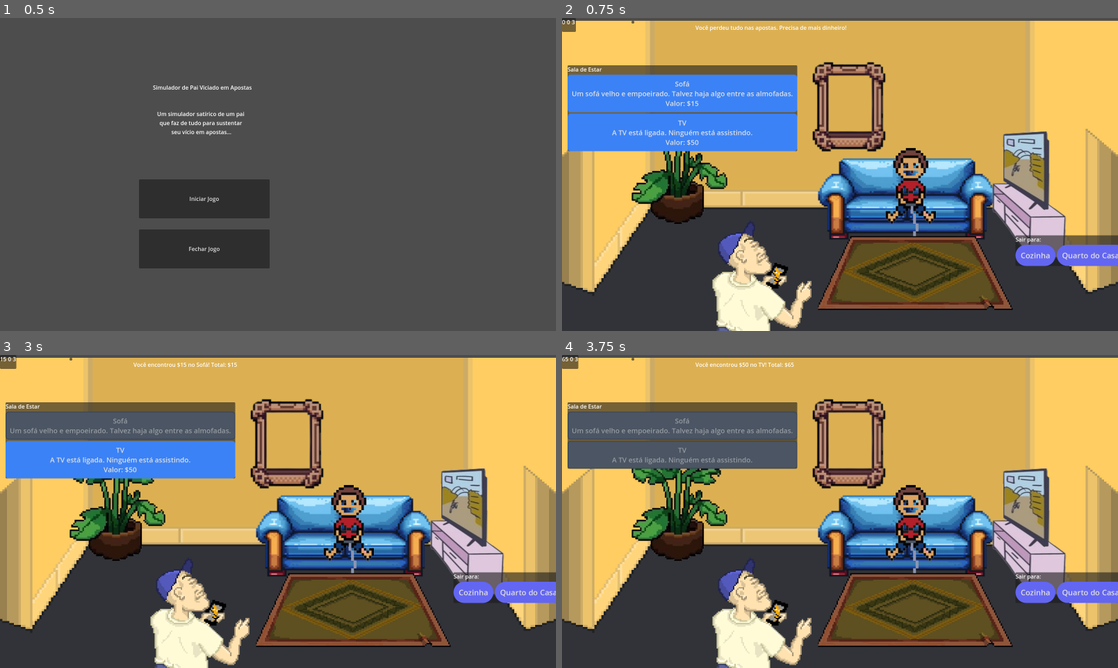
Above: before the commit, frames 1-4 (two rows, left to right).
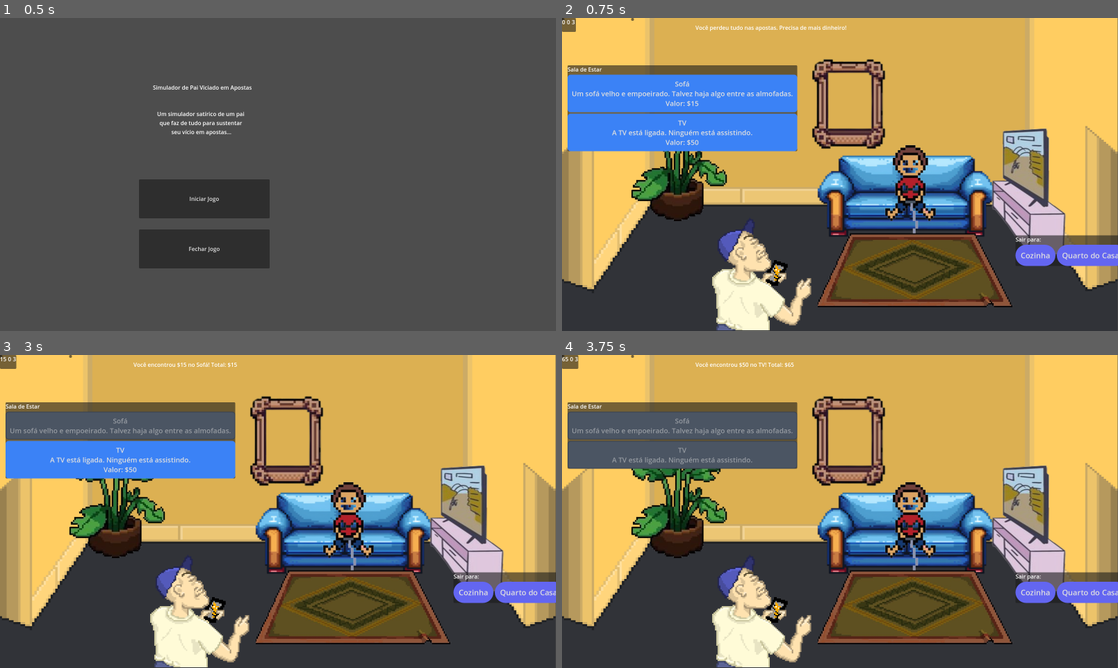
Above: after the commit, the same moments.

Repository: Tigers-Nook/PVA
Game: Godot game, scene res://Scenes/menu.tscn
Two runs of this game, one before a commit and one after it. Both use one fixed random seed, a clock stepped at 60 frames per second and the inputs below.
Inputs (mouse positions are in pixels of both pictures, inside the frame that each line leads up to; where the layout moved, square brackets give the same spot in the first picture):
- Up to frame 1 (0.5 s): no input
- Up to frame 2 (0.75 s): click "Iniciar Jogo" at 0.5 s
- Up to frame 3 (3 s): click (0, 355) [0, 358] at 1.25 s; click (72, 355) [72, 358] at 2 s; click "Sofá Um sofá velho e empoeira…" at 2.75 s
- Up to frame 4 (3.75 s): click "TV A TV está ligada. Ninguém …" at 3.5 s

Frame 1 is identical in both runs. In frame 2, 16% of the frame differs, in the area x 0-100%, y 0-100%; in frame 3, 16%; in frame 4, 17%.

Commit message:
garagem

Diff:
--- /dev/null
+++ b/Rooms/Garagem/LivingRoom.tscn
@@ -0,0 +1,87 @@
+[gd_scene load_steps=12 format=3 uid="uid://dvtocx6jbuqa6"]
+
+[ext_resource type="Script" uid="uid://bmo22fbesgo3i" path="res://Scripts/living_room.gd" id="1_wxxom"]
+[ext_resource type="Texture2D" uid="uid://b5iqkcri1k60e" path="res://Rooms/LivingRoom/salaDeEstar.png" id="2_1d18f"]
+[ext_resource type="Texture2D" uid="uid://c0xmgcmdx3j0g" path="res://Rooms/LivingRoom/pngtree-blue-sofa-in-pixel-art-style-png-image_12528469.png" id="3_uyuks"]
+[ext_resource type="PackedScene" uid="uid://clb1b5qaw57os" path="res://Scenes/ItemClicavel.tscn" id="4_oyb66"]
+[ext_resource type="Texture2D" uid="uid://cxmw3ur1jgsl" path="res://Items/TV_e_rack-removebg-preview.png" id="5_fae4e"]
+[ext_resource type="PackedScene" uid="uid://xlvjb26h6qfm" path="res://Personagens/Guri/guri.tscn" id="6_y6kkj"]
+[ext_resource type="Texture2D" uid="uid://ci7oro7mcod6r" path="res://Assets/rug.png" id="7_7ow80"]
+[ext_resource type="Texture2D" uid="uid://dg6ip5rbrdbpm" path="res://Assets/plantinha.png" id="8_ew02s"]
+[ext_resource type="Texture2D" uid="uid://k08kcy47k8d2" path="res://Assets/moldura.png" id="9_h7k5r"]
+[ext_resource type="PackedScene" uid="uid://ddyg38a5cp8ux" path="res://Personagens/Pai/pai.tscn" id="10_rn05r"]
+
+[sub_resource type="RectangleShape2D" id="RectangleShape2D_ijr7e"]
+size = Vector2(220.563, 130)
+
+[node name="LivingRoom" type="Node2D"]
+script = ExtResource("1_wxxom")
+
+[node name="Background2D" type="TextureRect" parent="."]
+offset_right = 2000.0
+offset_bottom = 1342.0
+scale = Vector2(0.8, 0.673472)
+texture = ExtResource("2_1d18f")
+expand_mode = 2
+
+[node name="Sofa" type="Sprite2D" parent="."]
+position = Vector2(992, 512)
+scale = Vector2(1.53333, 1.25556)
+texture = ExtResource("3_uyuks")
+
+[node name="Itens" parent="." instance=ExtResource("4_oyb66")]
+
+[node name="Background" type="Sprite2D" parent="."]
+
+[node name="Button_navegar" type="Button" parent="."]
+offset_right = 8.0
+offset_bottom = 8.0
+
+[node name="Button_navegar2" type="Button" parent="."]
+offset_left = 200.0
+offset_right = 208.0
+offset_bottom = 8.0
+
+[node name="TV2" type="Area2D" parent="."]
+position = Vector2(296, 64)
+
+[node name="CollisionShape2D" type="CollisionShape2D" parent="TV2"]
+visible = false
+position = Vector2(920, 496)
+shape = SubResource("RectangleShape2D_ijr7e")
+debug_color = Color(0.241635, 0.636496, 0, 0.42)
+
+[node name="ArteItem" type="Sprite2D" parent="TV2"]
+position = Vector2(1048, 440)
+scale = Vector2(2.31878, 1.58702)
+texture = ExtResource("5_fae4e")
+
+[node name="Button_Item" type="Button" parent="TV2"]
+visible = false
+offset_left = 1064.0
+offset_top = 520.0
+offset_right = 1129.0
+offset_bottom = 551.0
+text = "Roubar"
+
+[node name="Guri" parent="." instance=ExtResource("6_y6kkj")]
+position = Vector2(-64, -48)
+
+[node name="Tapete" type="Sprite2D" parent="."]
+position = Vector2(1024, 728)
+scale = Vector2(0.721662, 0.703822)
+texture = ExtResource("7_7ow80")
+
+[node name="Planta" type="Sprite2D" parent="."]
+position = Vector2(336, 432)
+scale = Vector2(1.40122, 1.4733)
+texture = ExtResource("8_ew02s")
+
+[node name="QuadroParede" type="Sprite2D" parent="."]
+position = Vector2(816, 240)
+scale = Vector2(2.17111, 2.13556)
+texture = ExtResource("9_h7k5r")
+
+[node name="Pai" parent="." instance=ExtResource("10_rn05r")]
+position = Vector2(-224, -448)
+scale = Vector2(1.5, 1.5)
--- a/Scenes/Main.tscn
+++ b/Scenes/Main.tscn
@@ -19,7 +19,7 @@
 script = ExtResource("1_kln2b")
 
 [node name="LivingRoom" parent="." instance=ExtResource("2_rgh2o")]
-position = Vector2(0, 8)
+position = Vector2(-1, 0)
 
 [node name="QTEOverlay" parent="." instance=ExtResource("4_jw32o")]
 
Binary file added: Rooms/Garagem/pngtree-blue-sofa-in-pixel-art-style-png-image_12528469.png
Not shown, added: Rooms/Garagem/pngtree-blue-sofa-in-pixel-art-style-png-image_12528469.png.import
Binary file added: Rooms/Garagem/room1background.png
Not shown, added: Rooms/Garagem/room1background.png.import
Binary file added: Rooms/Garagem/salaDeEstar.png
Not shown, added: Rooms/Garagem/salaDeEstar.png.import
